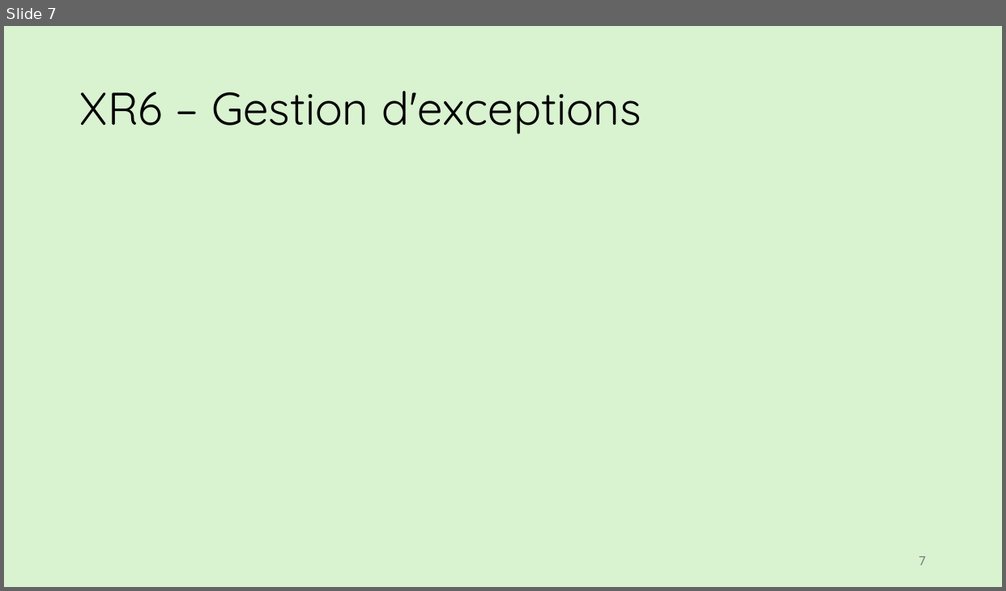
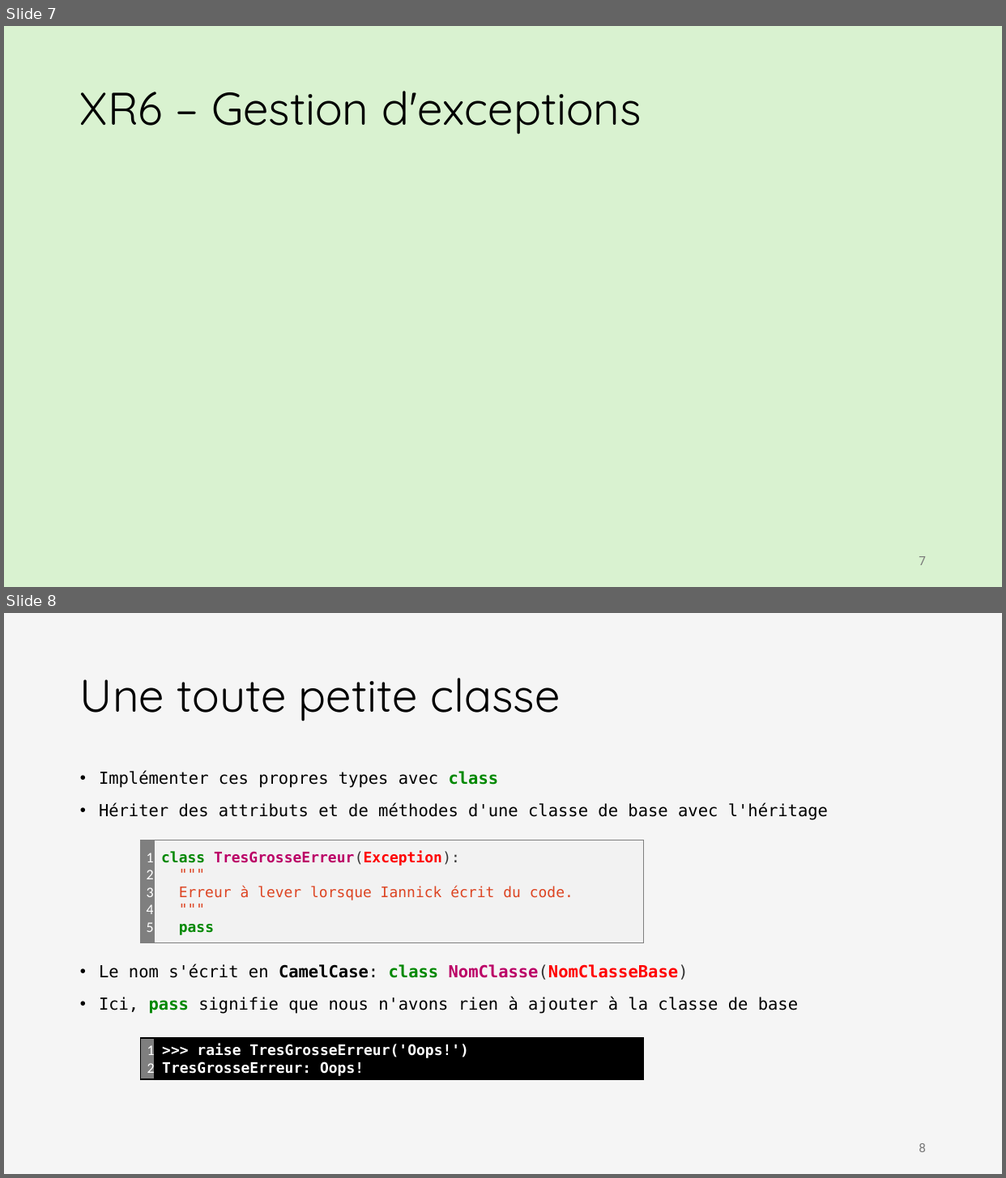
Before and after one commit to iannickgagnon/sagedays_iannick_2026, a slide deck: python_2/presentation_python_2.pptx. Shown one above the other, each under a label of ours: slide 7 before the commit, slides 7 and 8 after it. The pictures are 1006x591 and 1006x1178 pixels, drawn with LibreOffice and Linux fonts; fonts in the diff are those of the drawing; grey boxes stand for pictures. Boxes give left, top, right and bottom in pixels: in the first picture for what was removed or moved away, otherwise in the second. Text is boxed around its words. In the diff, an @@ line names an element or a change of style, - is before the commit and + after.

Commit message:
feat: Add python_2 presentation slide no.8

```diff
--- a/python_2/presentation_python_2.pptx
+++ b/python_2/presentation_python_2.pptx
@@ slide 8 added at [4,613,1002,1174], background #F5F5F5 @@
@@ title added at [80,678,560,722], 44 pt, text #000000 @@
+Une toute petite classe
@@ text added at [99,770,828,1014], 16 pt, text #000000 @@
+• Implémenter ces propres types avec class
+• Hériter des attributs et de méthodes d'une classe de base avec l'héritage
+• Le nom s'écrit en CamelCase: class NomClasse(NomClasseBase)
+• Ici, pass signifie que nous n'avons rien à ajouter à la classe de base
@@ rectangle added at [140,841,154,944], fill #7F7F7F, outline #7F7F7F 1 pt, 14 pt, text #FFFFFF @@
+1
+2
+3
+4
+5
@@ rectangle added at [154,841,643,944], fill #F2F2F2, outline #7F7F7F 1 pt, 14 pt, text #DD4422 @@
+class TresGrosseErreur(Exception):
+"""
+Erreur à lever lorsque Iannick écrit du code.
+"""
+pass
@@ rectangle added at [140,1038,155,1080], fill #7F7F7F, outline #000000 1 pt, 14 pt, text #FFFFFF @@
+1
+2
@@ rectangle added at [155,1038,643,1080], fill #000000, outline #000000 1 pt, 14 pt, text #FFFFFF, bold @@
+>>> raise TresGrosseErreur('Oops!')
+TresGrosseErreur: Oops!
@@ page number added at [918,1144,926,1152], 12 pt, text #797979 @@
+8
```
